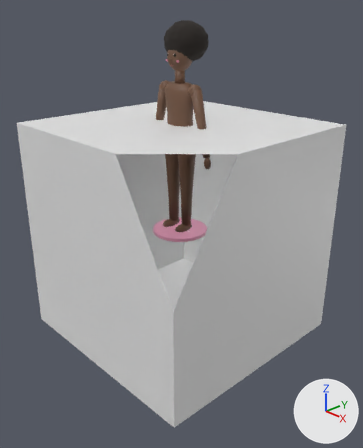
The Blender file Assets/Models/Mannequin/MannequinFromBlender.blend: old version first, new version second.
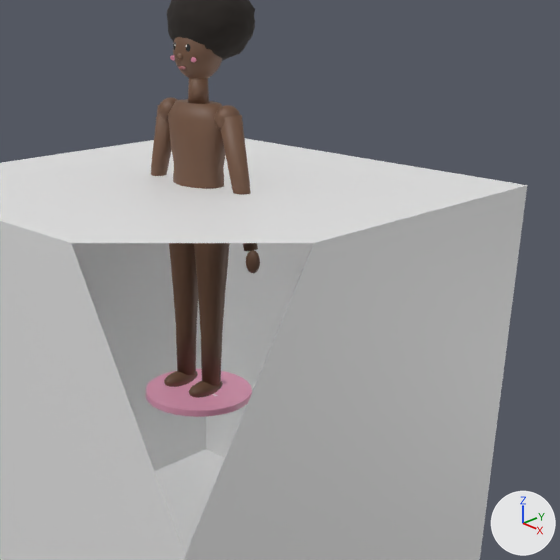
There are two pictures of each version: one whole from a camera (50 mm lens) standing at (3.15, -2.95, 1.88) and looking at (0.1, -0.07, 0.12), one close up on the part from 22% to 100% of the width and 7% to 70% of the height. The axes (+X, +Y, +Z) are drawn at lower right. The lights are the same throughout. The first two pictures are the older version. Everything nearer to the camera than a plane just in front of the edit is cut away.

Names of what the first close-up shows: 'Cube', 'Mannequin_Girl'.
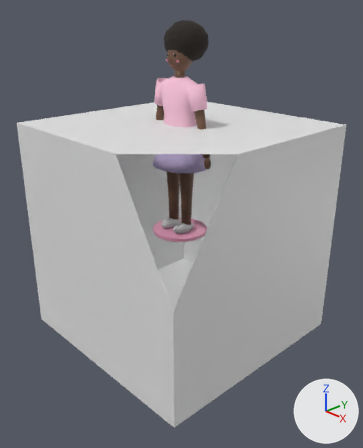
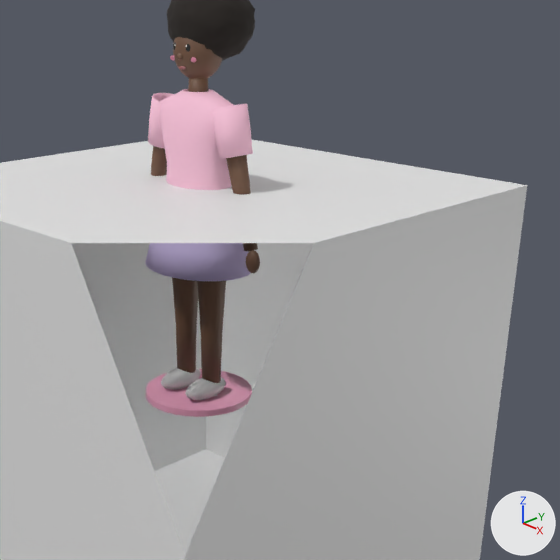
The change, as JSON lines over the scene's bpy script:
```json
{"op": "add", "block": "mat_gu_shoewhite", "code": ["mat_gu_shoewhite = principled_material('GU_ShoeWhite')", "mat_gu_shoewhite.base_color = (0.95, 0.95, 0.95)  # white #f9f9f9", "mat_gu_shoewhite.roughness = 0.4"]}
{"op": "add", "block": "mat_gu_skirtlilac", "code": ["mat_gu_skirtlilac = principled_material('GU_SkirtLilac')", "mat_gu_skirtlilac.base_color = (0.72, 0.6, 0.95)  # purple #ddcbf9", "mat_gu_skirtlilac.roughness = 0.7"]}
{"op": "add", "block": "mat_gu_teepink", "code": ["mat_gu_teepink = principled_material('GU_TeePink')", "mat_gu_teepink.base_color = (0.96, 0.55, 0.7)  # pink #fac4da", "mat_gu_teepink.roughness = 0.7"]}
{"op": "add", "block": "me_worn_shoes", "code": ["me_worn_shoes = bpy.data.meshes.new('Worn_Shoes')", "me_worn_shoes.from_pydata(...)  # 292 vertices, 320 faces; spans x -0.141..0.141, y -0.153..0.083, z 0.03..0.118", "me_worn_shoes.polygons.foreach_set('use_smooth', [True] * 320)", "me_worn_shoes.materials.append(mat_gu_shoewhite)  # white #f9f9f9"]}
{"op": "add", "block": "me_worn_skirt", "code": ["me_worn_skirt = bpy.data.meshes.new('Worn_Skirt')", "me_worn_skirt.from_pydata(...)  # 96 vertices, 72 faces; spans x -0.262..0.262, y -0.21..0.21, z 0.63..0.99", "me_worn_skirt.polygons.foreach_set('use_smooth', [True] * 72)", "me_worn_skirt.materials.append(mat_gu_skirtlilac)  # purple #ddcbf9"]}
{"op": "add", "block": "me_worn_top", "code": ["me_worn_top = bpy.data.meshes.new('Worn_Top')", "me_worn_top.from_pydata(...)  # 244 vertices, 196 faces; spans x -0.29..0.29, y -0.12..0.12, z 0.93..1.385", "me_worn_top.polygons.foreach_set('use_smooth', [True] * 196)", "me_worn_top.materials.append(mat_gu_teepink)  # pink #fac4da"]}
{"op": "add", "block": "ob_worn_shoes", "code": ["ob_worn_shoes = bpy.data.objects.new('Worn_Shoes', me_worn_shoes)", "ob_worn_shoes.location = (0.0, 0.0, 0.0)", "_m = ob_worn_shoes.modifiers.new('Thickness', 'SOLIDIFY')", "_m.thickness = 0.0", "_m.offset = 1.0"]}
{"op": "add", "block": "ob_worn_skirt", "code": ["ob_worn_skirt = bpy.data.objects.new('Worn_Skirt', me_worn_skirt)", "ob_worn_skirt.location = (0.0, 0.0, 0.0)", "_m = ob_worn_skirt.modifiers.new('Thickness', 'SOLIDIFY')", "_m.thickness = 0.006", "_m.offset = 1.0"]}
{"op": "add", "block": "ob_worn_top", "code": ["ob_worn_top = bpy.data.objects.new('Worn_Top', me_worn_top)", "ob_worn_top.location = (0.0, 0.0, 0.0)", "_m = ob_worn_top.modifiers.new('Thickness', 'SOLIDIFY')", "_m.thickness = 0.006", "_m.offset = 1.0"]}
```

Changed parts and their boxes (x1, y1, x2, y2) in the close-ups (560 x 560 px):
```json
{"object": "Worn_Top", "change": "added", "after": [148, 89, 253, 190], "on screen": "pink"}
{"object": "Worn_Skirt", "change": "added", "after": [145, 243, 250, 281], "on screen": "purple"}
{"object": "Worn_Shoes", "change": "added", "after": [161, 368, 226, 400]}
```
